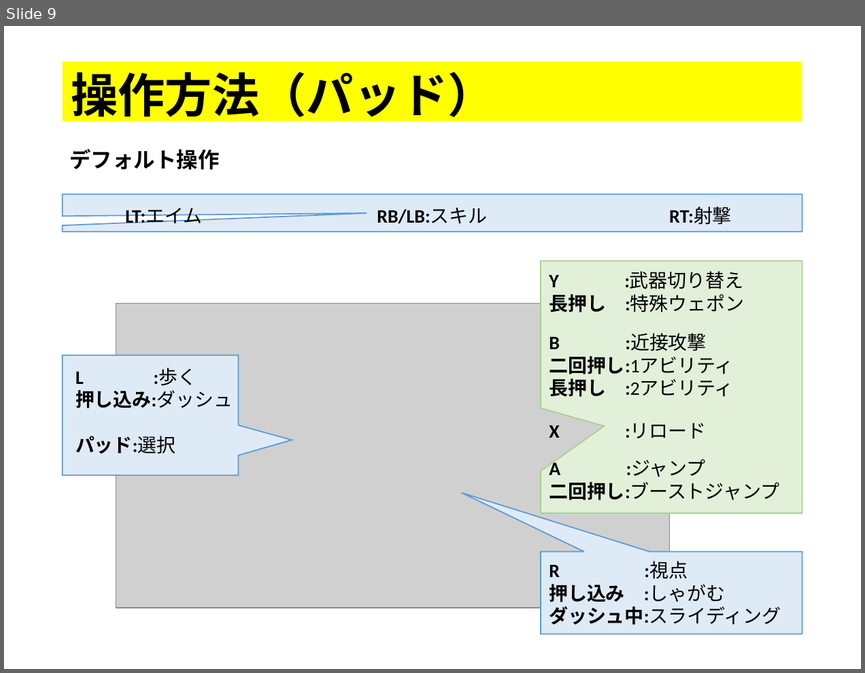
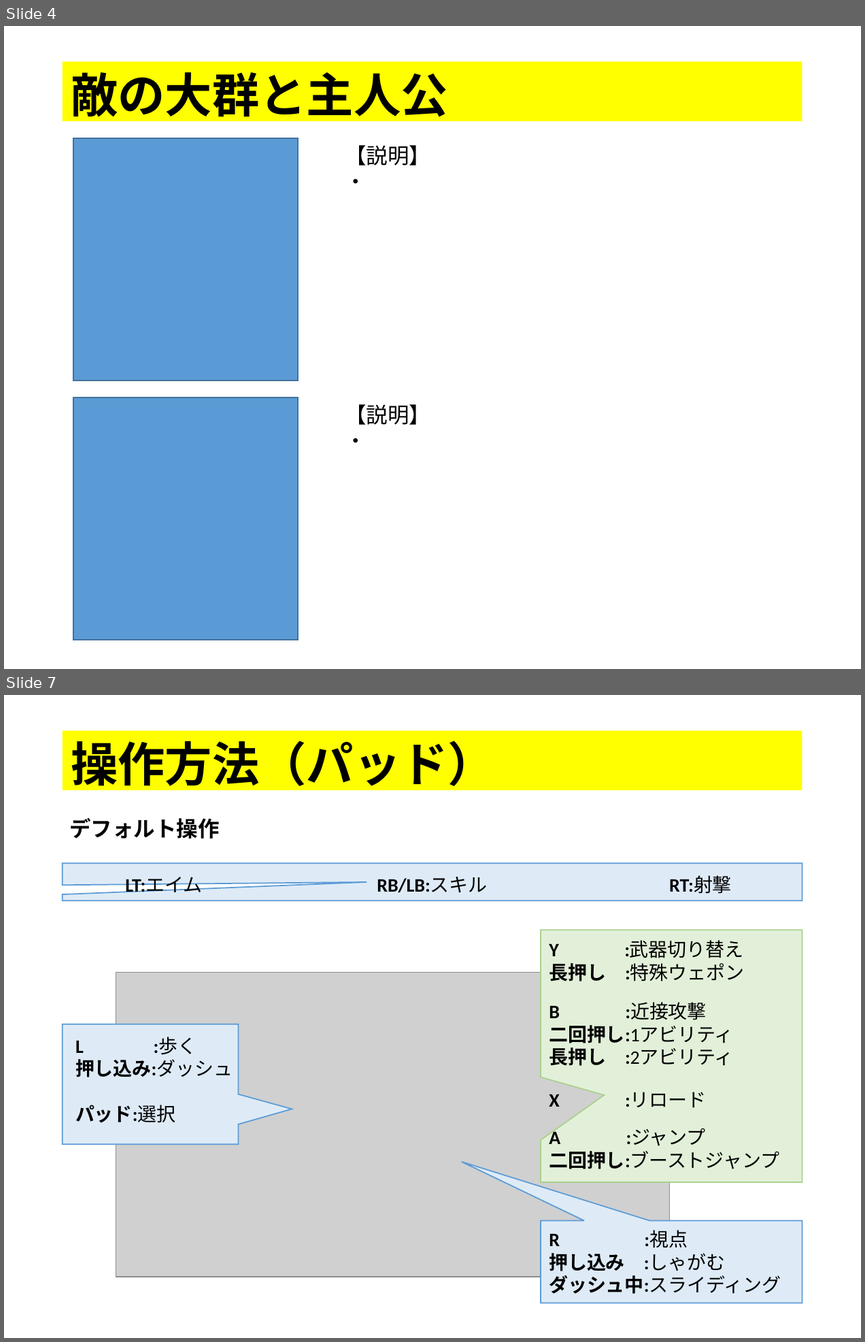
Before and after one commit to thi-bow/2017Team05, a slide deck: 企画/企画書/プレゼンテーション1.pptx. Shown one above the other, each under a label of ours: slide 9 before the commit, slides 4 and 7 after it; the slides between them are not shown. The pictures are 865x673 and 865x1342 pixels, drawn with LibreOffice and Linux fonts; fonts in the diff are those of the drawing; grey boxes stand for pictures. Boxes give left, top, right and bottom in pixels: in the first picture for what was removed or moved away, otherwise in the second. Text is boxed around its words. In the diff, an @@ line names an element or a change of style, - is before the commit and + after.

```diff
--- a/企画/企画書/プレゼンテーション1.pptx
+++ b/企画/企画書/プレゼンテーション1.pptx
@@ slide 4 added at <box>4,26,861,669</box>, background #FFFFFF @@
@@ title added at <box>62,62,802,121</box>, fill #FFFF00, 39.6 pt, text #000000, bold @@
+敵の大群と主人公
@@ rectangle added at <box>73,138,298,381</box>, fill #5B9BD5, outline #43739E 1 pt @@
@@ text added at <box>345,145,430,184</box>, 18 pt, text #000000 @@
+【説明】
+・
@@ rectangle added at <box>73,397,298,639</box>, fill #5B9BD5, outline #43739E 1 pt @@
@@ text added at <box>345,404,430,443</box>, 18 pt, text #000000 @@
+【説明】
+・
@@ what was slide 9 is now slide 7 @@
```
Also in this commit, not shown: 5 slides changed, 4 slides removed, 13 other files.
